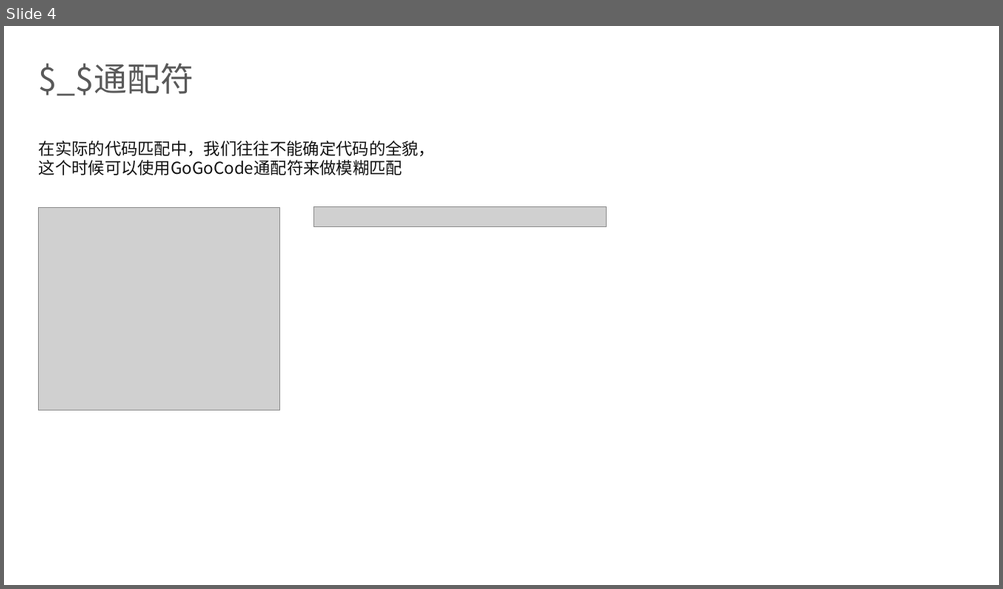
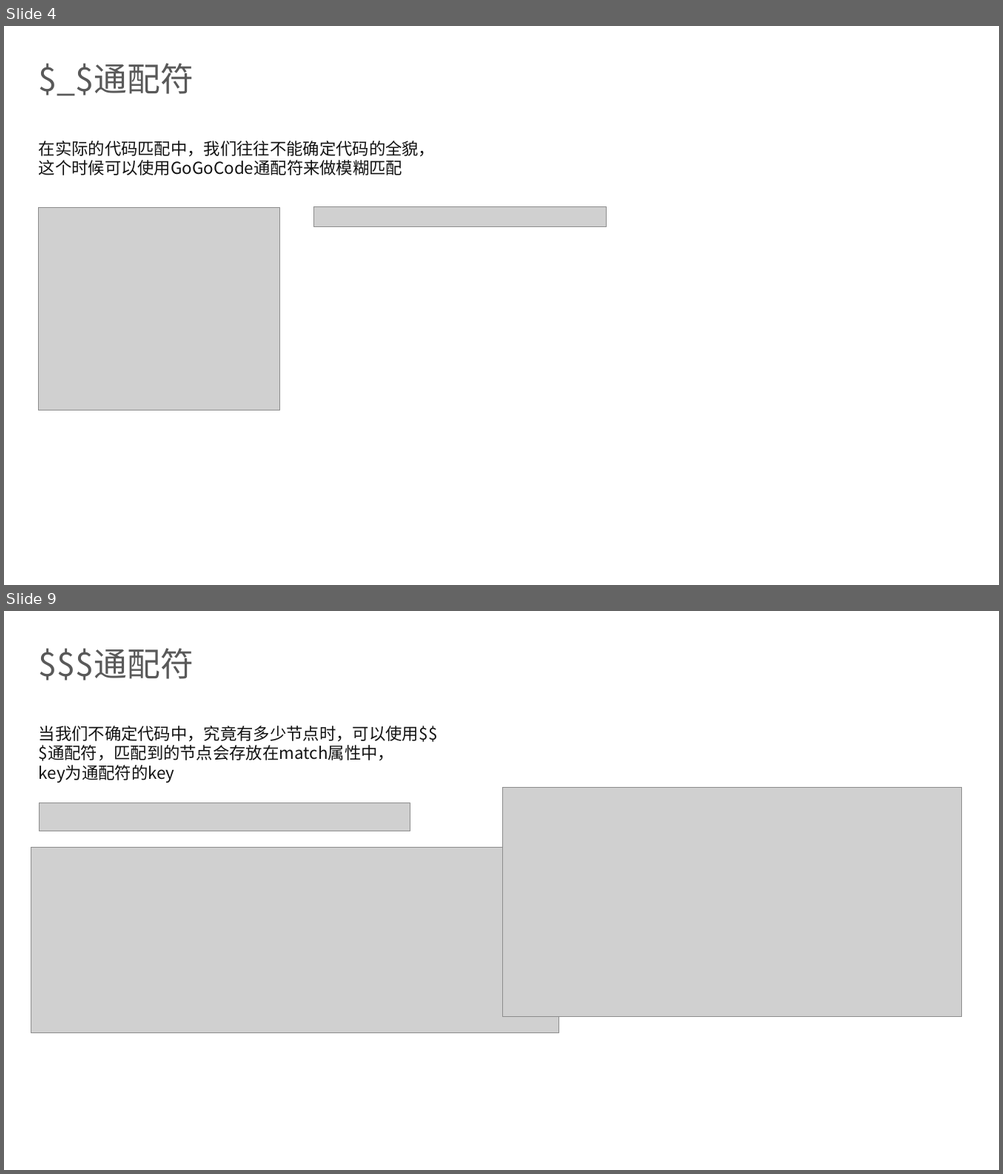
Before and after one commit to dingq030511/gogocode-tutorial, a slide deck: gogocode.pptx. Shown one above the other, each under a label of ours: slide 4 before the commit, slides 4 and 9 after it; the slides between them are not shown. The pictures are 1003x589 and 1003x1174 pixels, drawn with LibreOffice and Linux fonts; fonts in the diff are those of the drawing; grey boxes stand for pictures; background and template pictures are left out. Boxes give left, top, right and bottom in pixels: in the first picture for what was removed or moved away, otherwise in the second. Text is boxed around its words. In the diff, an @@ line names an element or a change of style, - is before the commit and + after.

```diff
--- a/gogocode.pptx
+++ b/gogocode.pptx
@@ slide 9 added at [4,611,999,1170], background picture (left out) @@
@@ title added at [39,648,193,681], 32 pt, text #595959 @@
+$$$通配符
@@ text added at [39,726,438,783], 16 pt, text #121212 @@
+当我们不确定代码中，究竟有多少节点时，可以使用$$$通配符，匹配到的节点会存放在match属性中，
+key为通配符的key
@@ picture added at [503,787,962,1017] @@
@@ picture added at [39,803,410,832] @@
@@ picture added at [31,848,559,1034] @@
```
Also in this commit, not shown: 6 other slides added, 17 slides removed.
